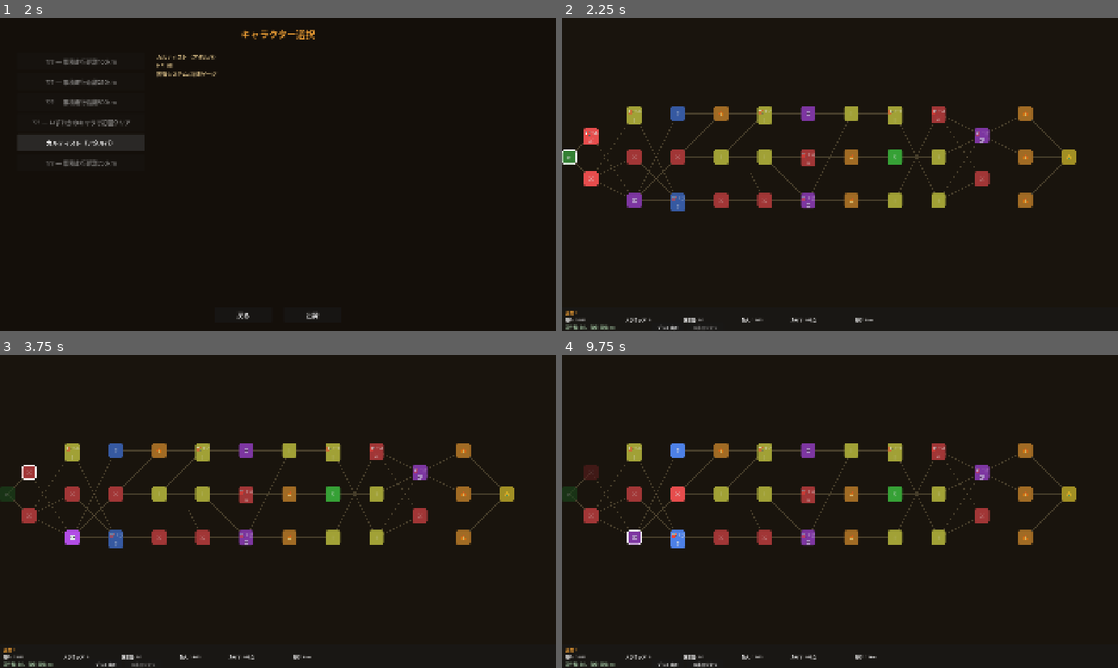
Above: before the commit, frames 1-4 (two rows, left to right).
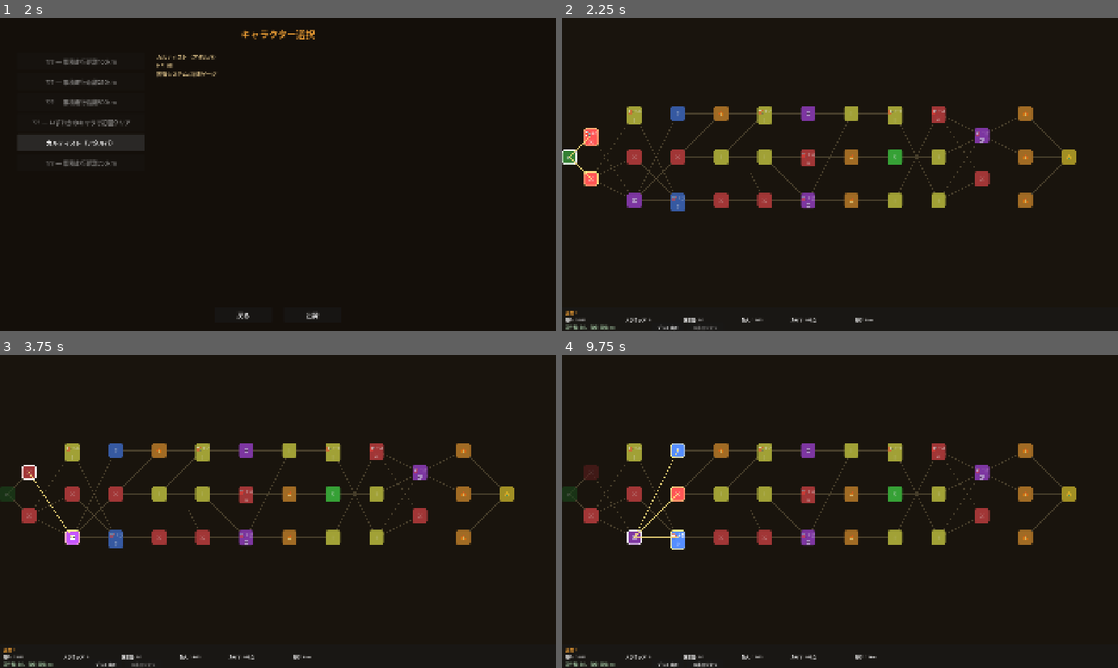
Above: after the commit, the same moments.

Repository: sashimihoutyou/too-fast-to-die
Game: Godot game, scene res://scenes/main/title_screen.tscn
The game is run twice, just before and just after one commit, with the same random seed, the same clock (stepped at 60 frames per second) and the same inputs.
Inputs:
- Up to frame 1 (2 s): click "ニューゲーム" at 0.5 s; click "カルティスト（アタルパ）" at 1.25 s
- Up to frame 2 (2.25 s): click "出発" at 2 s
- Up to frame 3 (3.75 s): click "⛽+4 ⚔" at 2.75 s; click "逃走 (1燃料)" at 3.5 s
- Up to frame 4 (9.75 s): click "💀" at 4.25 s; click "リロール (1燃料)" at 5 s; click "2AP 部族の呪詛 [近接][固有] 8ダメージ、脆弱2" at 5.75 s; click "1AP オーバーチャージ [スキル][固有] 3T: AP…" at 6.5 s; click "1AP 部族の槍 [近接] 6ダメージ" at 7.25 s; click "1AP 接近遭遇 [スキル] 3T: 近接攻撃+3ダメージ" at 8 s; click "1AP ボルトアクションライフル [射撃] 7ダメージ" at 8.75 s; click "逃走 (1燃料)" at 9.5 s

Frame 1 is identical in both runs. In frame 2, 0.3% of the frame differs, in the area x 1-7%, y 35-54%; in frame 3, 0.2%; in frame 4, 0.5%, in the area x 12-23%, y 28-63%.

Commit message:
マップ配置保証・選択可能ノード強調・同行者機能の実装
- マップ生成にノードタイプの最低配置保証を追加（ショップ1/イベント2/情報1/休息1）
- 選択可能ノードにパルスアニメーションと黄色ボーダーを追加
- 選択可能ノードへの接続線を黄色で強調表示
- 技術者同行者のバイク耐久消耗無効パッシブを実装
- 全同行者タイプの離脱報酬を実装（裏切り者の窃盗含む）
- 同行者ツールチップにパッシブ・リスク・離脱報酬の詳細を表示

Co-Authored-By: Claude Opus 4.6 <noreply@anthropic.com>
Claude-Session: https://claude.ai/code/session_01LTv5U1wVRaesuZysThqVLM

Diff:
--- a/autoload/game_manager.gd
+++ b/autoload/game_manager.gd
@@ -97,9 +97,11 @@
 	total_nodes_visited += 1
 	distance_km += randi_range(3, 6) + travel_cost
 	if current_character != null and current_character.id != &"conqueror":
-		ResourceManager.damage_bike(1)
-		if ResourceManager.bike_durability <= 0:
-			ResourceManager.consume_fuel(2)
+		var tech_immune: bool = current_companion != null and current_companion.companion_type == CompanionData.CompanionType.TECHNICIAN
+		if not tech_immune:
+			ResourceManager.damage_bike(1)
+			if ResourceManager.bike_durability <= 0:
+				ResourceManager.consume_fuel(2)
 	_tick_companion()
 	_tick_pursuit()
 	QuestManager.on_node_advanced()
@@ -127,12 +129,19 @@
 	match current_companion.companion_type:
 		CompanionData.CompanionType.TRAITOR:
 			ResourceManager.consume_fuel(mini(5, ResourceManager.fuel))
+			ResourceManager.consume_scrap(mini(3, ResourceManager.scrap))
 		CompanionData.CompanionType.MERCHANT:
-			ResourceManager.add_scrap(3)
+			ResourceManager.add_scrap(5)
 		CompanionData.CompanionType.FIGHTER:
-			pass
+			KarmaManager.add_karma(2)
 		CompanionData.CompanionType.REFUGEE:
 			KarmaManager.add_karma(5)
+		CompanionData.CompanionType.TECHNICIAN:
+			ResourceManager.repair_bike(3)
+		CompanionData.CompanionType.INFORMANT:
+			advance_oasis_info()
+		CompanionData.CompanionType.DOG:
+			KarmaManager.add_karma(3)
 	current_companion = null
 	companion_nodes_remaining = 0
 
--- a/scenes/map/map_screen.gd
+++ b/scenes/map/map_screen.gd
@@ -108,6 +108,8 @@
 			$MapScroll/MapContainer.move_child(line, 0)
 
 func _update_available_nodes() -> void:
+	var available_ids: Array[String] = []
+
 	for nid: String in node_buttons:
 		var btn: Button = node_buttons[nid]
 		btn.disabled = true
@@ -118,16 +120,68 @@
 			var nid := _node_id(node)
 			if nid in node_buttons:
 				node_buttons[nid].disabled = false
+				available_ids.append(nid)
+	else:
+		for node: Dictionary in map_nodes:
+			if node["row"] != current_row or not node["visited"]:
+				continue
+			for conn_id: String in node["connections"]:
+				var target := _find_node_by_id(conn_id)
+				if not target.is_empty() and not target["visited"]:
+					if conn_id in node_buttons:
+						node_buttons[conn_id].disabled = false
+						available_ids.append(conn_id)
+
+	_apply_available_highlights(available_ids)
+
+func _apply_available_highlights(available_ids: Array[String]) -> void:
+	for nid: String in available_ids:
+		var btn: Button = node_buttons[nid]
+		var tween := create_tween()
+		tween.set_loops()
+		tween.tween_property(btn, "modulate", Color(1.3, 1.3, 1.3, 1.0), 0.5)
+		tween.tween_property(btn, "modulate", Color.WHITE, 0.5)
+
+		var style: StyleBoxFlat = btn.get_theme_stylebox("normal").duplicate()
+		style.border_color = Color(1.0, 0.9, 0.5)
+		style.border_width_top = 2
+		style.border_width_bottom = 2
+		style.border_width_left = 2
+		style.border_width_right = 2
+		btn.add_theme_stylebox_override("normal", style)
+
+	_highlight_connections(available_ids)
+
+func _highlight_connections(available_ids: Array[String]) -> void:
+	if current_row == -1:
+		var start_pos := Vector2(25, 480)
+		for nid: String in available_ids:
+			var target := _find_node_by_id(nid)
+			if target.is_empty():
+				continue
+			var line := Line2D.new()
+			line.add_point(start_pos)
+			line.add_point(target["position"])
+			line.width = 3.0
+			line.default_color = Color(1.0, 0.9, 0.5, 0.8)
+			$MapScroll/MapContainer.add_child(line)
 		return
 
 	for node: Dictionary in map_nodes:
 		if node["row"] != current_row or not node["visited"]:
 			continue
 		for conn_id: String in node["connections"]:
+			if conn_id not in available_ids:
+				continue
 			var target := _find_node_by_id(conn_id)
-			if not target.is_empty() and not target["visited"]:
-				if conn_id in node_buttons:
-					node_buttons[conn_id].disabled = false
+			if target.is_empty():
+				continue
+			var line := Line2D.new()
+			line.add_point(node["position"])
+			line.add_point(target["position"])
+			line.width = 3.0
+			line.default_color = Color(1.0, 0.9, 0.5, 0.8)
+			$MapScroll/MapContainer.add_child(line)
 
 func _on_node_pressed(nid: String) -> void:
 	var node := _find_node_by_id(nid)
@@ -305,9 +359,13 @@
 	$HUD/ActLabel.text = "区間%d" % GameManager.current_act
 	$HUD/QuestLabel.text = QuestManager.get_hud_summary()
 	if GameManager.current_companion != null:
-		$HUD/CompanionLabel.text = "同行者: %s (%dノード)" % [GameManager.current_companion.display_name, GameManager.companion_nodes_remaining]
+		var comp := GameManager.current_companion
+		var remaining_text := "%dノード" % GameManager.companion_nodes_remaining if comp.duration_nodes >= 0 else "無期限"
+		$HUD/CompanionLabel.text = "同行者: %s (%s)" % [comp.display_name, remaining_text]
+		$HUD/CompanionLabel.tooltip_text = "%s\nパッシブ: %s\nリスク: %s\n離脱報酬: %s" % [comp.display_name, comp.passive_description, comp.risk_description, comp.departure_reward_description]
 	else:
 		$HUD/CompanionLabel.text = "同行者: なし"
+		$HUD/CompanionLabel.tooltip_text = ""
 	if GameManager.current_character != null and GameManager.current_character.unique_system == &"heat":
 		$HUD/CompanionLabel.text += "  追跡: %d%%" % GameManager.pursuit_level
 	if GameManager.is_cultist():
--- a/scripts/map/map_generator.gd
+++ b/scripts/map/map_generator.gd
@@ -29,6 +29,7 @@
 				"position": Vector2.ZERO,
 			})
 
+	_ensure_node_type_guarantees(nodes, rows, rng)
 	_build_connections(nodes, rows)
 	_assign_positions(nodes, rows, cols)
 	_assign_fuel_rewards(nodes, rng)
@@ -61,6 +62,43 @@
 		return NodeType.INFO
 	else:
 		return NodeType.ELITE
+
+static func _ensure_node_type_guarantees(nodes: Array[Dictionary], total_rows: int, _rng: RandomNumberGenerator) -> void:
+	var guaranteed: Array[Dictionary] = [
+		{"type": NodeType.SHOP, "preferred_rows": [3, 4, 8], "min_count": 1},
+		{"type": NodeType.EVENT, "preferred_rows": [2, 3, 7, 8], "min_count": 2},
+		{"type": NodeType.INFO, "preferred_rows": [4, 6, 8], "min_count": 1},
+		{"type": NodeType.REST, "preferred_rows": [6, 7], "min_count": 1},
+	]
+	var fixed_rows: Array[int] = [0, total_rows - 1, total_rows - 2, total_rows - 3, 5]
+
+	for rule: Dictionary in guaranteed:
+		var target_type: NodeType = rule["type"]
+		var min_count: int = rule["min_count"]
+		var preferred_rows: Array = rule["preferred_rows"]
+
+		var existing_count := 0
+		for node: Dictionary in nodes:
+			var nt: NodeType = node["type"]
+			if nt == target_type:
+				existing_count += 1
+
+		if existing_count >= min_count:
+			continue
+
+		var needed := min_count - existing_count
+		for pref_row: int in preferred_rows:
+			if needed <= 0:
+				break
+			if pref_row in fixed_rows:
+				continue
+			var row_nodes := _get_nodes_at_row(nodes, pref_row)
+			for node: Dictionary in row_nodes:
+				var nt: NodeType = node["type"]
+				if nt == NodeType.COMBAT and needed > 0:
+					node["type"] = target_type
+					needed -= 1
+					break
 
 static func _build_connections(nodes: Array[Dictionary], total_rows: int) -> void:
 	for row in total_rows - 1:
